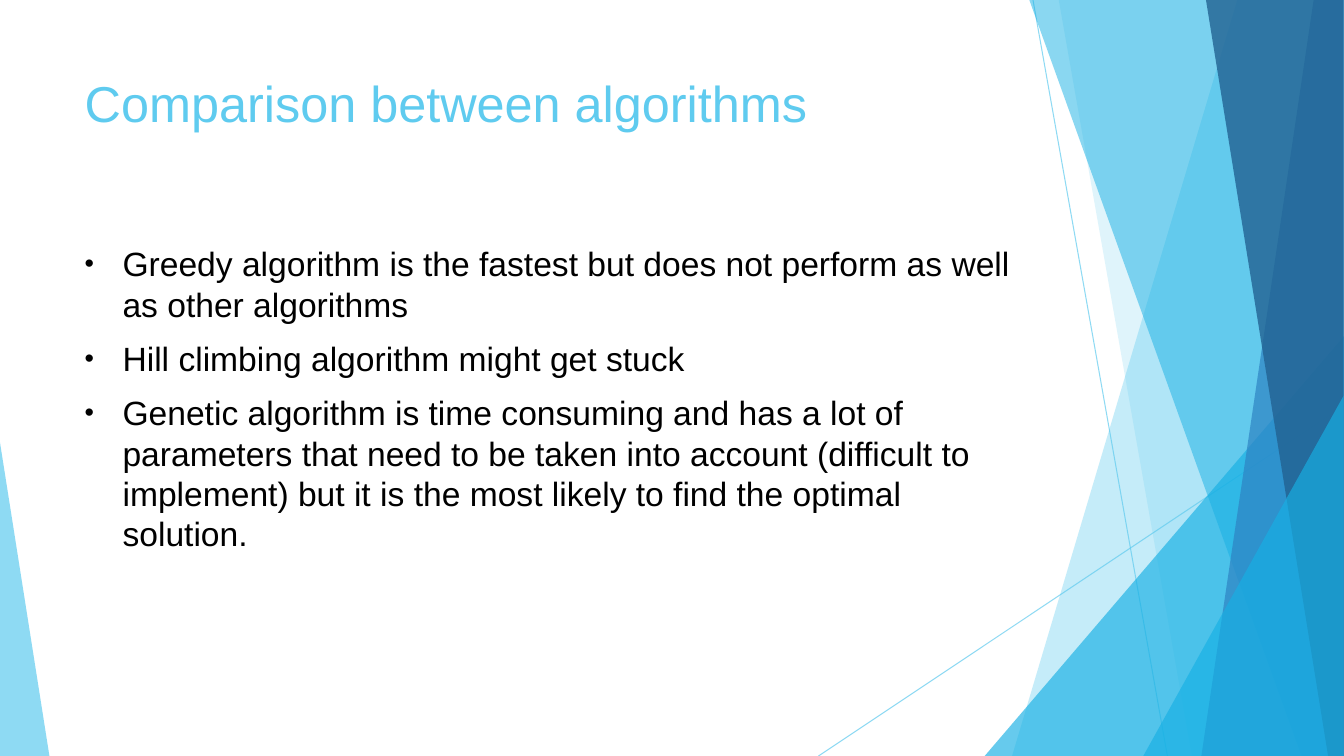
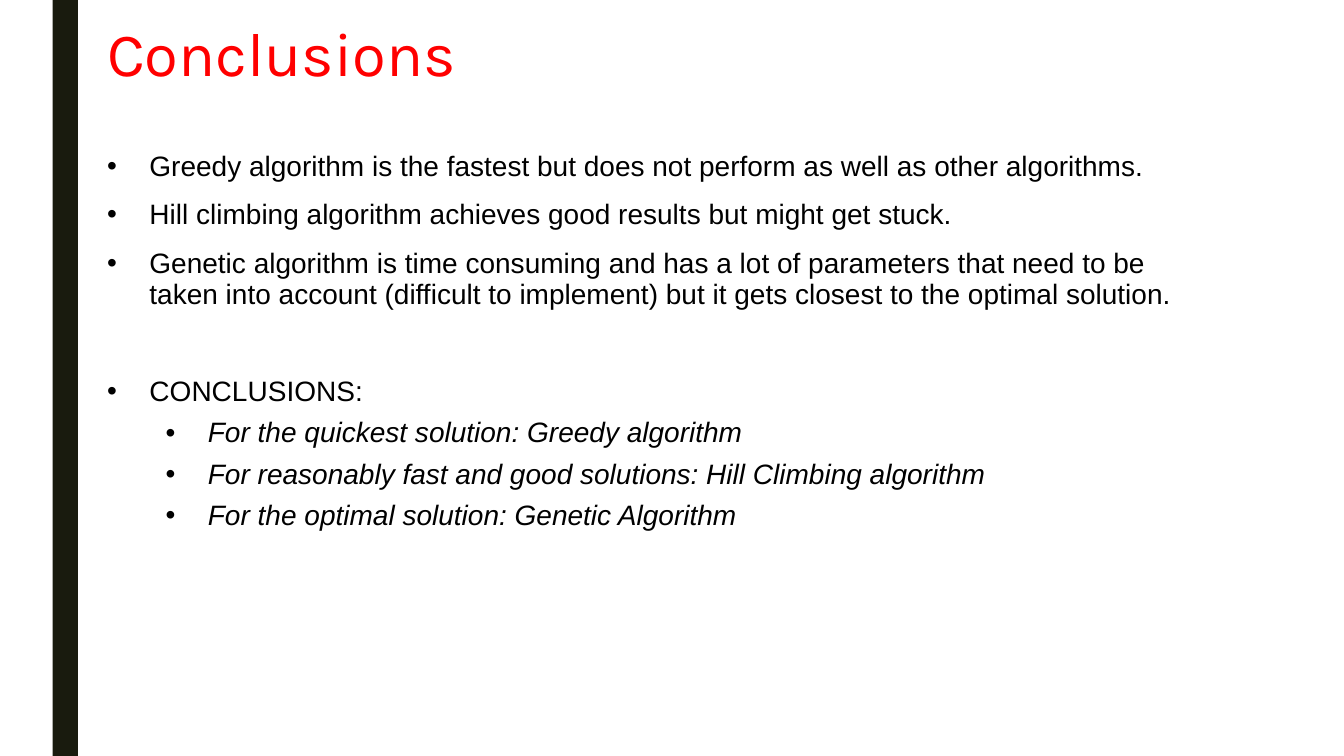
Before and after one commit to swengeler/PP3, a slide deck: slide 25 of Report, presentation and related stuff/Knapsack_problem.pptx (slide 14 before the commit). Drawn at 1344x756 pixels with LibreOffice and Linux fonts; fonts in the diff are those of the drawing. Boxes give left, top, right and bottom in pixels: in the first picture for what was removed or moved away, otherwise in the second. Text is boxed around its words. In the diff, an @@ line names an element or a change of style, - is before the commit and + after.

Commit message:
Changes to the presentation

```diff
--- a/Report, presentation and related stuff/Knapsack_problem.pptx
+++ b/Report, presentation and related stuff/Knapsack_problem.pptx
@@ rectangle added at (x1=52, y1=0, x2=78, y2=756), fill #191B0E @@
@@ title at (x1=107, y1=33, x2=456, y2=77): text changed; size 36 to 44 pt; font Arial to Karla; text colour #5FCBEF to #FF0000 @@
-Comparison between algorithms
+Conclusions
@@ text at (x1=149, y1=155, x2=1170, y2=530): text changed; size 24 to 20 pt @@
-• Greedy algorithm is the fastest but does not perform as well as other algorithms
-• Hill climbing algorithm might get stuck
-• Genetic algorithm is time consuming and has a lot of parameters that need to be taken into account (difficult to implement) but it is the most likely to find the optimal solution.
+• Greedy algorithm is the fastest but does not perform as well as other algorithms.
+• Hill climbing algorithm achieves good results but might get stuck.
+• Genetic algorithm is time consuming and has a lot of parameters that need to be taken into account (difficult to implement) but it gets closest to the optimal solution.
+• CONCLUSIONS:
+  • For the quickest solution: Greedy algorithm
+  • For reasonably fast and good solutions: Hill Climbing algorithm
+  • For the optimal solution: Genetic Algorithm
@@ group removed at (x1=0, y1=0, x2=1344, y2=756): 5 freeform shapes, 3 triangles, 2 lines @@
```
Also in this commit, not shown: 15 other slides changed, 9 slides added, 1 slide removed.
